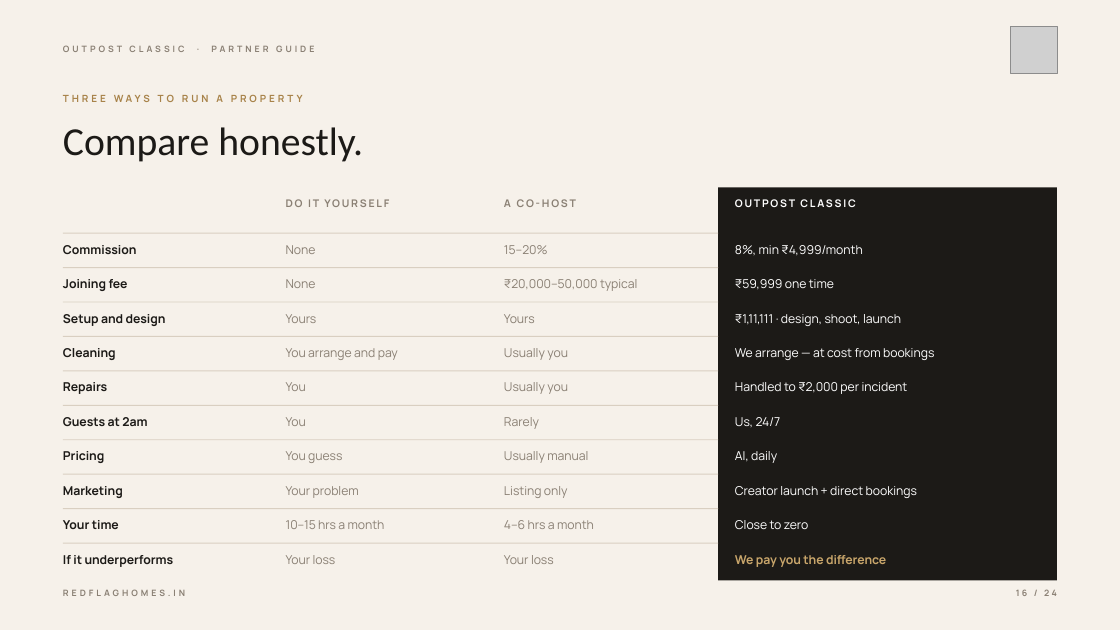
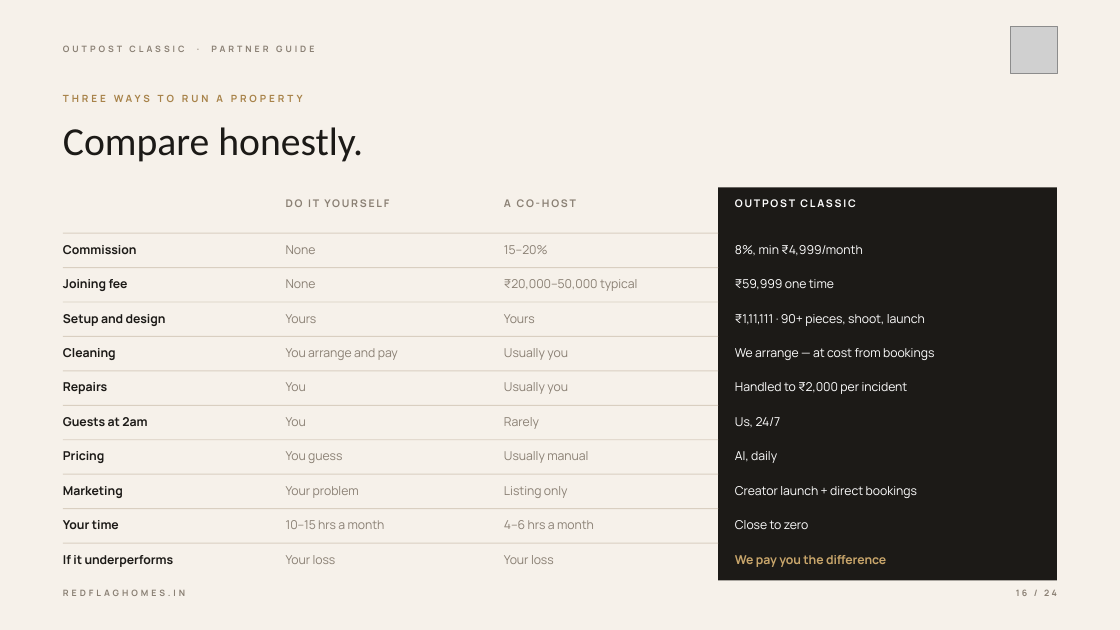
Before and after one commit to priyanshu777-hue/Red-Flag-Home-, a slide deck: slide 16 of ppt_tasks/outpost-classic-partner-guide/output/Outpost_Classic_Partner_Guide.pptx. Drawn at 1120x630 pixels with LibreOffice and Linux fonts; fonts in the diff are those of the drawing; grey boxes stand for pictures. Boxes give left, top, right and bottom in pixels: in the first picture for what was removed or moved away, otherwise in the second. Text is boxed around its words. In the diff, an @@ line names an element or a change of style, - is before the commit and + after.

```diff
--- a/ppt_tasks/outpost-classic-partner-guide/output/Outpost_Classic_Partner_Guide.pptx
+++ b/ppt_tasks/outpost-classic-partner-guide/output/Outpost_Classic_Partner_Guide.pptx
@@ text at bbox=[735, 314, 925, 326]: text changed @@
-₹1,11,111 · design, shoot, launch
+₹1,11,111 · 90+ pieces, shoot, launch
```
Also in this commit, not shown: 6 other slides changed, 10 other files.
